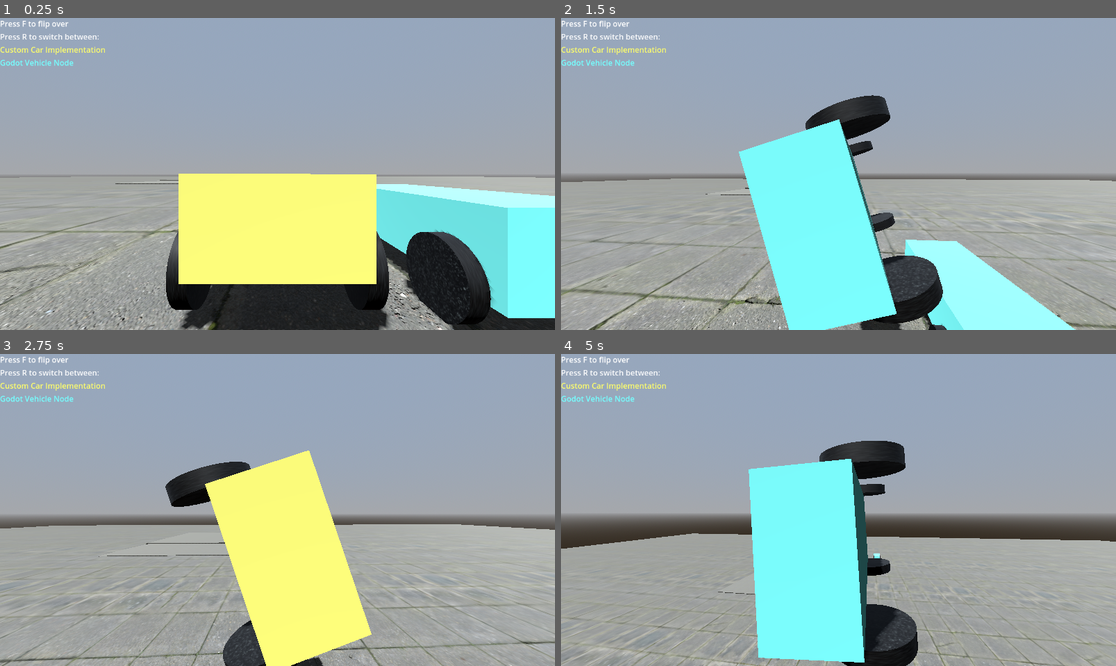
Above: before the commit, frames 1-4 (two rows, left to right).
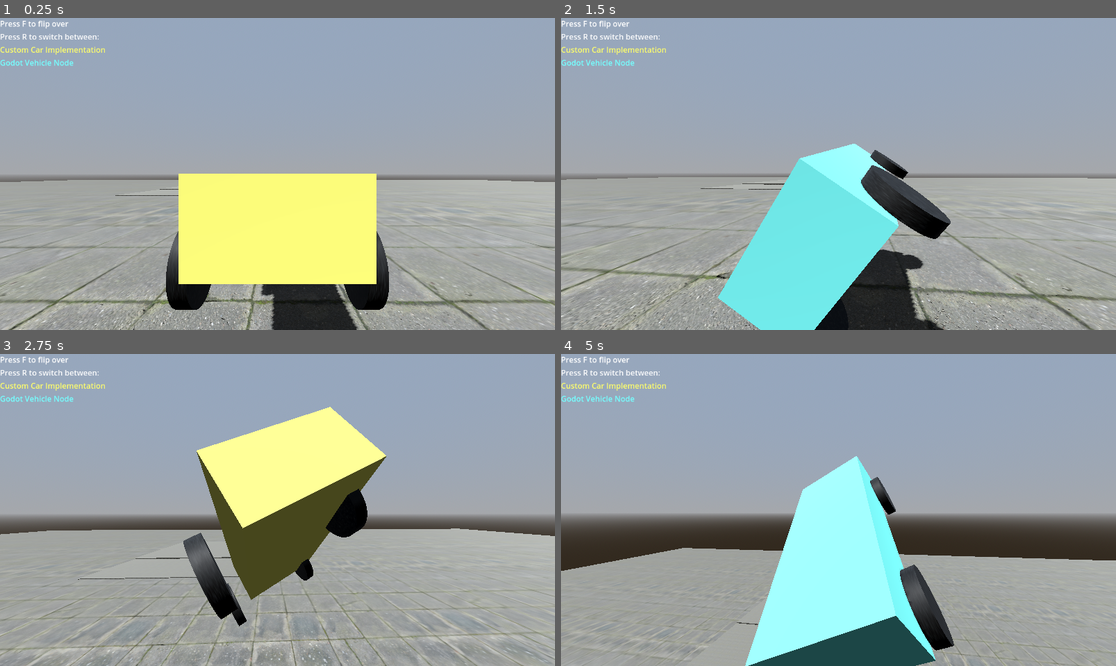
Above: after the commit, the same moments.

Repository: Seerban/godot-vehicle
Game: Godot game, scene res://Scenes/main.tscn
Same seed, same stepped clock (60 frames per second), same inputs: the game is played once before the commit and once after it. Before the commit the project starts from res://main.tscn.
Inputs (mouse positions are in pixels of both pictures, inside the frame that each line leads up to):
- Up to frame 1 (0.25 s): no input
- Up to frame 2 (1.5 s): tap F at 0.5, 1.25, 1.35 s; move the mouse to (866, 174) at 0.52 s; hold W (forward) from 0.53 s (still down); tap R at 0.6 s; click (866, 174) at 0.67 s; move the mouse to (810, 174) at 1.27 s
- Up to frame 3 (2.75 s): keep holding W (forward); tap F at 2 s; move the mouse to (288, 503) at 2.02 s; tap R at 2.1 s
- Up to frame 4 (5 s): keep holding W (forward); tap F at 2.75, 2.85, 3.5, 4.25, 4.35 s; move the mouse to (832, 516) at 2.77 s; click (832, 516) at 2.92 s; move the mouse to (877, 513) at 3.52 s; tap R at 3.6 s; move the mouse to (794, 506) at 4.27 s

The runs differ from the first frame. In frame 1, 19% of the frame differs, in the area x 0-100%, y 49-100%; in frame 2, 21%; in frame 3, 25%, in the area x 0-100%, y 16-100%; in frame 4, 25%.

Commit message:
Added custom wheel class

Diff:
--- a/Scenes/custom_vehicle.tscn
+++ b/Scenes/custom_vehicle.tscn
@@ -1,9 +1,7 @@
-[gd_scene load_steps=10 format=3 uid="uid://dw6rlckembj5p"]
+[gd_scene load_steps=6 format=3 uid="uid://dw6rlckembj5p"]
 
 [ext_resource type="Script" uid="uid://c0vdjuiu0v74d" path="res://Scripts/custom_vehicle.gd" id="1_n8cda"]
-[ext_resource type="Texture2D" uid="uid://0tnughc1de37" path="res://Material/Rubber001_1K-JPG/Rubber001_1K-JPG_Color.jpg" id="2_b76gr"]
-[ext_resource type="Texture2D" uid="uid://nv0dhl3u6qdm" path="res://Material/Rubber001_1K-JPG/Rubber001_1K-JPG_NormalGL.jpg" id="3_4eb74"]
-[ext_resource type="Texture2D" uid="uid://cfa48biinynvx" path="res://Material/Rubber001_1K-JPG/Rubber001_1K-JPG_Roughness.jpg" id="4_llmuu"]
+[ext_resource type="PackedScene" uid="uid://bkp2marfurbfm" path="res://Scenes/custom_wheel.tscn" id="2_ho8xs"]
 
 [sub_resource type="BoxMesh" id="BoxMesh_ho8xs"]
 size = Vector3(4.3, 1, 1.8)
@@ -13,16 +11,6 @@
 
 [sub_resource type="BoxShape3D" id="BoxShape3D_ho8xs"]
 size = Vector3(4.3, 1, 1.8)
-
-[sub_resource type="StandardMaterial3D" id="StandardMaterial3D_im64q"]
-albedo_texture = ExtResource("2_b76gr")
-roughness_texture = ExtResource("4_llmuu")
-normal_enabled = true
-normal_texture = ExtResource("3_4eb74")
-
-[sub_resource type="CylinderMesh" id="CylinderMesh_rprfn"]
-material = SubResource("StandardMaterial3D_im64q")
-height = 0.2
 
 [node name="Vehicle" type="RigidBody3D"]
 transform = Transform3D(1, 0, 0, 0, 0.99999994, 0, 0, 0, 0.99999994, 0, 0, 0)
@@ -35,30 +23,18 @@
 [node name="Collision" type="CollisionShape3D" parent="."]
 shape = SubResource("BoxShape3D_ho8xs")
 
-[node name="WheelFR" type="RayCast3D" parent="."]
+[node name="Wheel1" parent="." instance=ExtResource("2_ho8xs")]
 transform = Transform3D(1, 0, 0, 0, 1, 0, 0, 0, 1, 1.5, -0.32, 1)
+steering = true
 
-[node name="WheelMesh" type="MeshInstance3D" parent="WheelFR"]
-transform = Transform3D(1, 0, 0, 0, -4.371139e-08, -1, 0, 1, -4.371139e-08, 0, 0, 0)
-mesh = SubResource("CylinderMesh_rprfn")
+[node name="Wheel2" parent="." instance=ExtResource("2_ho8xs")]
+transform = Transform3D(1, 0, 0, 0, 1, 0, 0, 0, 1, -1.5, -0.32, 1)
+powered = true
 
-[node name="WheelBR" type="RayCast3D" parent="."]
-transform = Transform3D(1, 0, 0, 0, 1, 0, 0, 0, 1, -1.5, -0.32, 1)
+[node name="Wheel3" parent="." instance=ExtResource("2_ho8xs")]
+transform = Transform3D(1, 0, 0, 0, 1, 0, 0, 0, 1, 1.5, -0.32, -1)
+steering = true
 
-[node name="WheelMesh" type="MeshInstance3D" parent="WheelBR"]
-transform = Transform3D(1, 0, 0, 0, -4.371139e-08, -1, 0, 1, -4.371139e-08, 0, 0, 0)
-mesh = SubResource("CylinderMesh_rprfn")
-
-[node name="WheelFL" type="RayCast3D" parent="."]
-transform = Transform3D(1, 0, 0, 0, 1, 0, 0, 0, 1, 1.5, -0.32, -1)
-
-[node name="WheelMesh" type="MeshInstance3D" parent="WheelFL"]
-transform = Transform3D(1, 0, 0, 0, -4.371139e-08, -1, 0, 1, -4.371139e-08, 0, 0, 0)
-mesh = SubResource("CylinderMesh_rprfn")
-
-[node name="WheelBL" type="RayCast3D" parent="."]
+[node name="Wheel4" parent="." instance=ExtResource("2_ho8xs")]
 transform = Transform3D(1, 0, 0, 0, 1, 0, 0, 0, 1, -1.5, -0.32, -1)
-
-[node name="WheelMesh" type="MeshInstance3D" parent="WheelBL"]
-transform = Transform3D(1, 0, 0, 0, -4.371139e-08, -1, 0, 1, -4.371139e-08, 0, 0, 0)
-mesh = SubResource("CylinderMesh_rprfn")
+powered = true
--- /dev/null
+++ b/Scenes/custom_wheel.tscn
@@ -0,0 +1,24 @@
+[gd_scene load_steps=7 format=3 uid="uid://bkp2marfurbfm"]
+
+[ext_resource type="Texture2D" uid="uid://0tnughc1de37" path="res://Material/Rubber001_1K-JPG/Rubber001_1K-JPG_Color.jpg" id="1_7w7c2"]
+[ext_resource type="Script" uid="uid://su41w6xl5qmi" path="res://Scripts/custom_wheel.gd" id="1_kuckw"]
+[ext_resource type="Texture2D" uid="uid://nv0dhl3u6qdm" path="res://Material/Rubber001_1K-JPG/Rubber001_1K-JPG_NormalGL.jpg" id="2_kuckw"]
+[ext_resource type="Texture2D" uid="uid://cfa48biinynvx" path="res://Material/Rubber001_1K-JPG/Rubber001_1K-JPG_Roughness.jpg" id="3_1vnk4"]
+
+[sub_resource type="StandardMaterial3D" id="StandardMaterial3D_im64q"]
+albedo_texture = ExtResource("1_7w7c2")
+roughness_texture = ExtResource("3_1vnk4")
+normal_enabled = true
+normal_texture = ExtResource("2_kuckw")
+
+[sub_resource type="CylinderMesh" id="CylinderMesh_0w4lx"]
+material = SubResource("StandardMaterial3D_im64q")
+height = 0.2
+
+[node name="CustomWheel" type="RayCast3D"]
+target_position = Vector3(0, -12, 0)
+script = ExtResource("1_kuckw")
+
+[node name="WheelMesh" type="MeshInstance3D" parent="."]
+transform = Transform3D(1, 0, 0, 0, -4.371139e-08, -1, 0, 1, -4.371139e-08, 0, 0, 0)
+mesh = SubResource("CylinderMesh_0w4lx")
--- a/main.tscn
+++ b/Scenes/main.tscn
@@ -1,25 +1,24 @@
-[gd_scene load_steps=17 format=3 uid="uid://cq0e7kogvy3so"]
+[gd_scene load_steps=16 format=3 uid="uid://cq0e7kogvy3so"]
 
-[ext_resource type="Script" uid="uid://65clsmi11gv5" path="res://main.gd" id="1_272bh"]
-[ext_resource type="Texture2D" uid="uid://bh71ae3ovt3w0" path="res://Material/PavingStones112_1K-JPG/PavingStones112_1K-JPG_Color.jpg" id="2_5vw27"]
-[ext_resource type="Texture2D" uid="uid://h0ysqb4716p2" path="res://Material/PavingStones112_1K-JPG/PavingStones112_1K-JPG_AmbientOcclusion.jpg" id="3_kek77"]
-[ext_resource type="Texture2D" uid="uid://cks78h7x88o5o" path="res://Material/PavingStones112_1K-JPG/PavingStones112_1K-JPG_NormalGL.jpg" id="4_4c57u"]
-[ext_resource type="Texture2D" uid="uid://bbjexfurli7h8" path="res://Material/PavingStones112_1K-JPG/PavingStones112_1K-JPG_Roughness.jpg" id="5_efxa6"]
-[ext_resource type="PackedScene" uid="uid://dywq1p6f1dy25" path="res://Scenes/camera.tscn" id="6_dg77c"]
-[ext_resource type="PackedScene" uid="uid://dw6rlckembj5p" path="res://Scenes/custom_vehicle.tscn" id="7_ycdy4"]
-[ext_resource type="PackedScene" uid="uid://dttdy4fpxll0j" path="res://Scenes/godot_vehicle.tscn" id="8_5vw27"]
+[ext_resource type="Script" uid="uid://65clsmi11gv5" path="res://Scripts/main.gd" id="1_6bp64"]
+[ext_resource type="Texture2D" uid="uid://bh71ae3ovt3w0" path="res://Material/PavingStones112_1K-JPG/PavingStones112_1K-JPG_Color.jpg" id="2_344ge"]
+[ext_resource type="Texture2D" uid="uid://h0ysqb4716p2" path="res://Material/PavingStones112_1K-JPG/PavingStones112_1K-JPG_AmbientOcclusion.jpg" id="3_ynf5e"]
+[ext_resource type="Texture2D" uid="uid://cks78h7x88o5o" path="res://Material/PavingStones112_1K-JPG/PavingStones112_1K-JPG_NormalGL.jpg" id="4_hptm8"]
+[ext_resource type="Texture2D" uid="uid://bbjexfurli7h8" path="res://Material/PavingStones112_1K-JPG/PavingStones112_1K-JPG_Roughness.jpg" id="5_d1ilt"]
+[ext_resource type="PackedScene" uid="uid://dywq1p6f1dy25" path="res://Scenes/camera.tscn" id="6_6iyac"]
+[ext_resource type="PackedScene" uid="uid://dw6rlckembj5p" path="res://Scenes/custom_vehicle.tscn" id="7_fdnlq"]
 
 [sub_resource type="BoxShape3D" id="BoxShape3D_21bcp"]
 size = Vector3(250, 1, 250)
 
 [sub_resource type="StandardMaterial3D" id="StandardMaterial3D_cho24"]
-albedo_texture = ExtResource("2_5vw27")
-roughness_texture = ExtResource("5_efxa6")
+albedo_texture = ExtResource("2_344ge")
+roughness_texture = ExtResource("5_d1ilt")
 normal_enabled = true
 normal_scale = 5.0
-normal_texture = ExtResource("4_4c57u")
+normal_texture = ExtResource("4_hptm8")
 ao_enabled = true
-ao_texture = ExtResource("3_kek77")
+ao_texture = ExtResource("3_ynf5e")
 uv1_scale = Vector3(35, 35, 35)
 
 [sub_resource type="BoxMesh" id="BoxMesh_8rhti"]
@@ -56,7 +55,7 @@
 adjustment_enabled = true
 
 [node name="Base" type="Node3D"]
-script = ExtResource("1_272bh")
+script = ExtResource("1_6bp64")
 
 [node name="Platforms" type="Node3D" parent="."]
 
@@ -100,13 +99,10 @@
 [node name="WorldEnvironment" type="WorldEnvironment" parent="."]
 environment = SubResource("Environment_ohhpf")
 
-[node name="CameraAxis" parent="." node_paths=PackedStringArray("node_to_follow") instance=ExtResource("6_dg77c")]
-node_to_follow = NodePath("")
+[node name="CameraAxis" parent="." instance=ExtResource("6_6iyac")]
 
-[node name="Vehicle" parent="." instance=ExtResource("7_ycdy4")]
-
-[node name="Vehicle2" parent="." instance=ExtResource("8_5vw27")]
-transform = Transform3D(1, 0, 0, 0, 1, 0, 0, 0, 1, 0, 0, -3)
+[node name="Vehicle" parent="." instance=ExtResource("7_fdnlq")]
+transform = Transform3D(1, 0, 0, 0, 0.99999994, 0, 0, 0, 0.99999994, 0, 4, 0)
 
 [node name="CanvasLayer" type="CanvasLayer" parent="."]
 
--- a/Scripts/custom_vehicle.gd
+++ b/Scripts/custom_vehicle.gd
@@ -1,123 +1,26 @@
 extends RigidBody3D
 class_name Vehicle
 
-var steering
+@export var power := 4.25
+@export var brake_power := 2
+@export var turning_deg := 15.
 
-@export var power := 4.25
-@export var brake_power := 0.15
-@export var turning_deg := 15.
-var turning_force := 2
-@export var friction := 0.005
-@export var engine_brake := 0.005
-
-@export_group("Suspension")
-@export var spring_length := 0.75
-@export var spring_strength := 25
-@export var damping := 70
-var spring_prev : Array[float] = [0, 0, 0, 0]
-var on_ground : Array[int] = [0, 0, 0, 0]
-
-# These would be better implemented as a wheel class but are simplified
-@onready var wheels : Array[RayCast3D] = [$WheelBL, $WheelBR, $WheelFL, $WheelFR]
-@onready var steering_wheels : Array[RayCast3D] = [$WheelFL, $WheelFR]
-@onready var powered_wheels : Array[RayCast3D] = [$WheelBL, $WheelBR]
-
-func apply_springs() -> void:
-	var up = transform.basis.y
-	var i := -1
-	for w in wheels:
-		var dist := 0.
-		i += 1
-		if !w.is_colliding():
-			on_ground[i] = 0
-			dist = 0
-		else:
-			on_ground[i] = 1
-			# distance from ray to ground
-			dist = -(w.get_collision_point() - w.global_position).dot(up)
-			dist = spring_length - dist
-
-			# local y velocity for damping
-			var damp = (dist - spring_prev[i]) * damping
-			spring_prev[i] = dist
-
-			apply_force(up * (dist * spring_strength + damp) , w.global_position - global_position)
-
-		# place wheel
-		var wheel = w.get_child(0)
-		wheel.position = Vector3(0, 0.5-spring_length+dist, 0)
-
-func _friction() -> void:
-	var f := linear_velocity.normalized() * friction
-	f.y = 0
-	linear_velocity -= f
-
-func accel(powered := false, reverse := false) -> void:
-	if not powered: return
-
-	var i := -1
-	for w in wheels:
-		i += 1
-
-		if w not in powered_wheels or not on_ground[i]: continue
-
-		if reverse:
-			apply_force(-global_basis.x * power, w.global_position - global_position)
-		else:
-			apply_force(global_basis.x * power, w.global_position - global_position)
-
-func braking(powered := false) -> void:
-	var i := -1
-	# all wheel braking
-	for w in wheels:
-		i += 1
-		if !on_ground[i]: continue
-
-		var braking_dot := linear_velocity.dot(w.global_basis.x)
-		if !powered: braking_dot = engine_brake
-		var braking_force := w.global_basis.x * -braking_dot * brake_power
-		apply_force(braking_force, w.global_position - global_position)
-
-func steer(m := 0.) -> void:
-	steering = deg_to_rad(turning_deg * m)
-	var temp_m := m
-	var i := -1
-	for w in wheels:
-		i += 1
-
-		if w not in steering_wheels:
-			m = 0
-		else:
-			m = temp_m
-			w.rotation.y = steering
-
-		if !on_ground[i]:
-			continue
-
-		var downforce := spring_prev[i]
-		var side_vel := linear_velocity.dot(w.global_basis.z)
-		var force := -w.global_basis.z * side_vel * 9.8 * mass / 4. * downforce * turning_force
-		#var force := global_basis.z * side_vel * 9.8 * mass / 4. * 0.8
-		#force = clamp(force.length(), -10, 10) * force.normalized()
-		apply_force(force, w.global_position - global_position)
-
-func rotate_wheels(ang_vel := 0.) -> void:
-	for w in wheels:
-		w.get_child(0).rotate(Vector3.FORWARD, ang_vel)
+var wheels : Array[Wheel]
 
 func _ready() -> void:
-	for w in wheels:
-		w.target_position = Vector3(0, -spring_length, 0)
+	for i in get_children():
+		if i is Wheel:
+			wheels.append(i)
 
 func _physics_process(delta: float) -> void:
-	var front_vel := linear_velocity.dot(transform.basis.x)
-	#var side_vel := linear_velocity.dot(transform.basis.z)
-	angular_velocity.y *= 0.96
 
-	apply_springs()
-	accel( Input.is_action_pressed("forward") )
-	accel( front_vel < 5 and Input.is_action_pressed("backward"), true)
-	braking( Input.is_action_pressed("backward") and front_vel > 1)
-	steer( Input.get_axis("right","left") )
-	_friction()
-	rotate_wheels( front_vel / 0.5 * delta )
+	if Input.is_action_pressed("forward"):
+		for w in wheels:
+			w.accelerate(power)
+	if Input.is_action_pressed("backward"):
+		for w in wheels:
+			w.brake(brake_power)
+	var steering = Input.get_axis("right","left")
+	for w in wheels:
+		w.steer(steering * turning_deg)
+		w.rotate_wheel( linear_velocity.dot(w.global_basis.x) / 0.5 * delta )
--- /dev/null
+++ b/Scripts/custom_wheel.gd
@@ -0,0 +1,81 @@
+extends RayCast3D
+class_name Wheel
+
+var spring_prev := 0.
+var spring_coeff := 0.
+var on_ground := false
+
+@export var powered := false
+@export var steering := false
+
+@export_group("Suspension")
+@export var radius := 0.5
+@export var spring_length := 0.75
+@export var spring_strength := 25
+@export var damping := 70
+
+@onready var wheel := $WheelMesh
+@onready var car : Vehicle = get_parent()
+
+func _spring() -> void:
+	var up = transform.basis.y
+	var dist := 0.
+	if !is_colliding():
+		on_ground = false
+	else:
+		on_ground = true
+		dist = -(get_collision_point() - global_position).dot(up)
+		dist = spring_length - dist
+
+		# local y velocity for damping
+		spring_coeff = (dist - spring_prev) / spring_length
+		var damp = (dist - spring_prev) * damping
+		spring_prev = dist
+
+		car.apply_force(up * (dist * spring_strength + damp) , global_position - car.global_position)
+
+		wheel.position = Vector3(0, 0.5-spring_length+dist, 0)
+
+func _friction() -> void:
+	if not on_ground: return
+	var downforce := spring_prev
+
+	var relative := global_position - car.global_position
+	var point_velocity := car.linear_velocity + car.angular_velocity.cross(relative)
+	var side_velocity := point_velocity.dot(global_basis.z)
+	var force := -global_basis.z * side_velocity * 9.8 * car.mass / 4. * downforce * 1.5
+
+	car.apply_force(force, global_position - car.global_position)
+
+func accelerate(power := 0.) -> void:
+	if not on_ground or not powered: return
+	car.apply_force(car.global_basis.x * power, global_position - car.global_position)
+
+func brake(power := 0.) -> void:
+	if not on_ground: return
+
+	var braking_dot : float = car.linear_velocity.normalized().dot(global_basis.x)
+	var braking_force := global_basis.x * -braking_dot * power
+	car.apply_force(braking_force, global_position - car.global_position)
+
+func steer(angle := 0.) -> void:
+	if not steering: return
+
+	var steer_angle = deg_to_rad(angle)
+	rotation.y = steer_angle
+
+func rotate_wheel(angle) -> void:
+	wheel.rotate(Vector3.FORWARD, angle)
+
+func _ready() -> void:
+	target_position = Vector3(0, -spring_length, 0)
+	wheel.mesh.top_radius = radius
+	wheel.mesh.bottom_radius = radius
+
+func _physics_process(delta: float) -> void:
+	_spring()
+	_friction()
+	if is_colliding():
+		wheel.global_position = get_collision_point() + global_basis.y * radius
+	else:
+		wheel.global_position = global_position + target_position + global_basis.y * radius
--- a/Scripts/godot_vehicle.gd
+++ b/Scripts/godot_vehicle.gd
@@ -33,7 +33,7 @@
 	accel( Input.is_action_pressed("forward") )
 
 	# Reversing
-	if front_vel < 3 and Input.is_action_pressed("backward"):
+	if Input.is_action_pressed("backward"):
 		accel(true, true)
 
 	# Braking
Not shown, added: Scripts/custom_wheel.gd.uid
Renamed: main.gd -> Scripts/main.gd
Renamed: main.gd.uid -> Scripts/main.gd.uid
